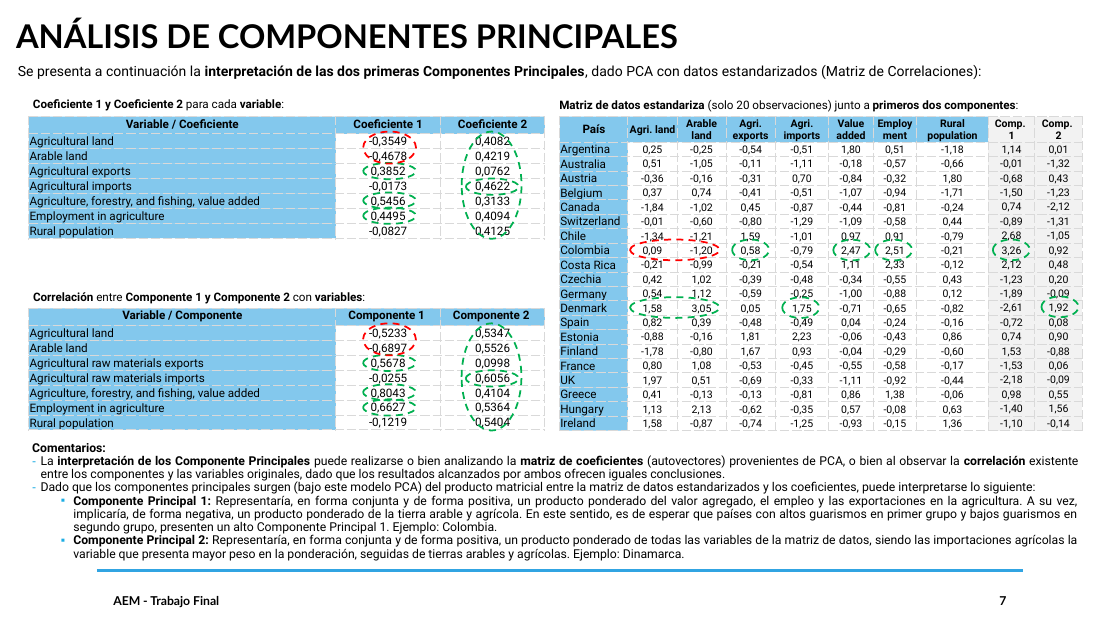
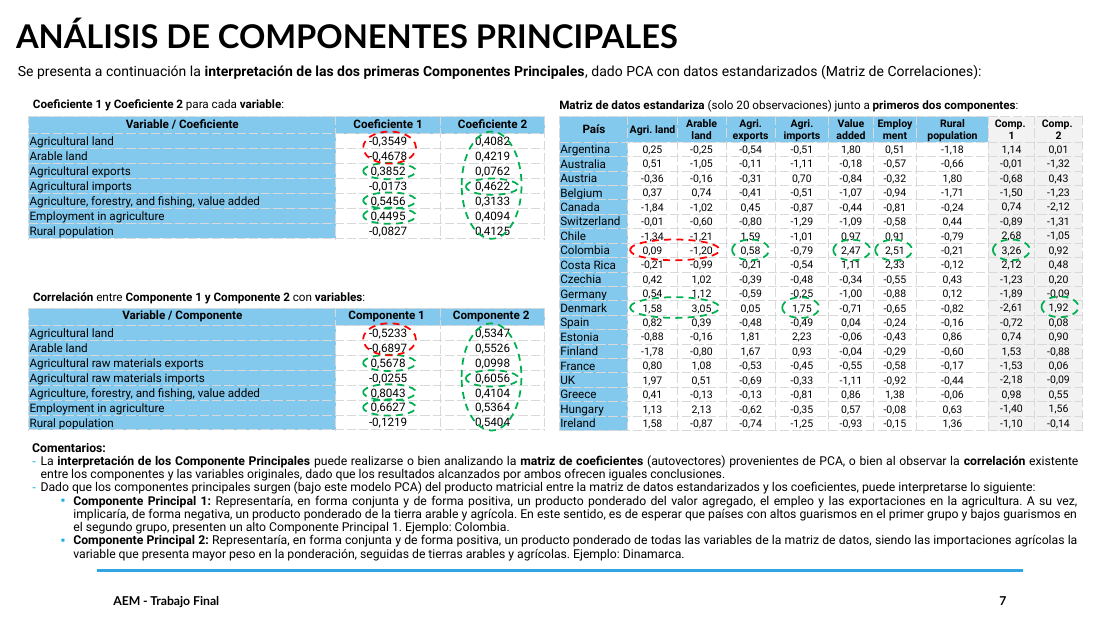
Before and after one commit to DavidGuzzi/MECMT04, a slide deck: slide 7 of AEM PPT 20240928.pptx. Drawn at 1120x630 pixels with LibreOffice and Linux fonts; fonts in the diff are those of the drawing. Boxes give left, top, right and bottom in pixels: in the first picture for what was removed or moved away, otherwise in the second. Text is boxed around its words. In the diff, an @@ line names an element or a change of style, - is before the commit and + after.

```diff
--- a/AEM PPT 20240928.pptx
+++ b/AEM PPT 20240928.pptx
@@ text at (73, 493, 1078, 535): text changed @@
-    ▪ Componente Principal 1: Representaría, en forma conjunta y de forma positiva, un producto ponderado del valor agregado, el empleo y las exportaciones en la agricultura. A su vez, implicaría, de forma negativa, un producto ponderado de la tierra arable y agrícola. En este sentido, es de esperar que países con altos guarismos en primer grupo y bajos guarismos en segundo grupo, presenten un alto Componente Principal 1. Ejemplo: Colombia.
+    ▪ Componente Principal 1: Representaría, en forma conjunta y de forma positiva, un producto ponderado del valor agregado, el empleo y las exportaciones en la agricultura. A su vez, implicaría, de forma negativa, un producto ponderado de la tierra arable y agrícola. En este sentido, es de esperar que países con altos guarismos en el primer grupo y bajos guarismos en el segundo grupo, presenten un alto Componente Principal 1. Ejemplo: Colombia.
```
Also in this commit, not shown: 3 other slides changed, 1 other file.
